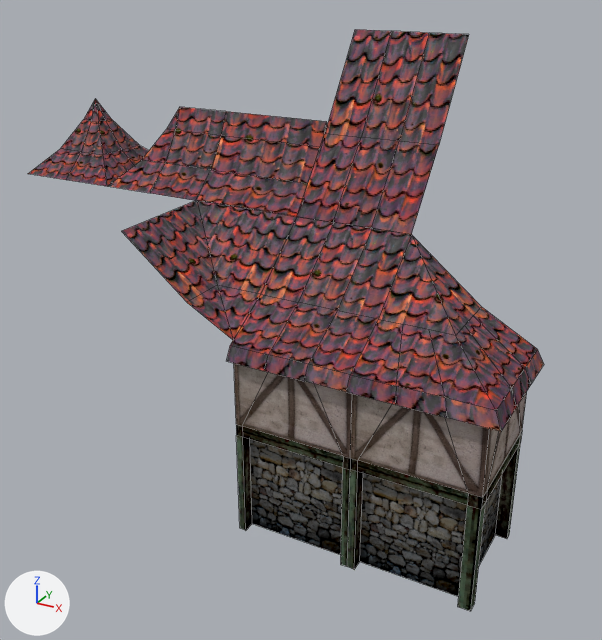
What one commit did to the Blender file Resources/3D/tileset.blend.
Rendered twice from a 50 mm camera at (2.7, -5.25, 4.4) aimed at (-0.48, 0.52, 1.51). The axes (+X, +Y, +Z) are drawn at lower left. The lights are the same throughout. Mesh edges are drawn as thin lines.

Objects in the first picture: 'b1.highroof', 'b1.incorner', 'b1.narrowroof', 'b1.narrowroofend', 'b1.narrowroofsingle', 'b1.outcorner', 'b1.straight'.
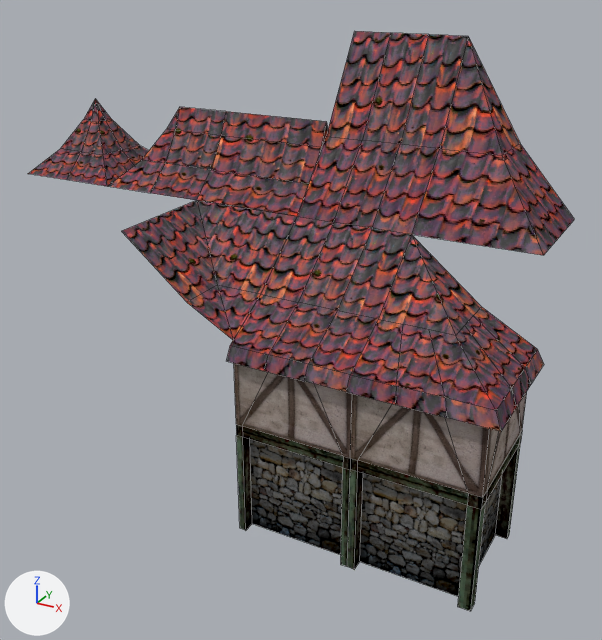
Boxes (x1, y1, x2, y2) around the edits, measured in the pictures (602 x 640 px):
```json
{"object": "b1.highroof", "change": "reshaped", "before": [297, 29, 469, 235], "after": [298, 31, 468, 235]}
{"object": "b1.highroof.outcorner", "change": "added", "after": [412, 36, 574, 255]}
```

The change, as JSON lines over the scene's bpy script:
```json
{"block": "me_b1_highroof", "where": "me_b1_highroof.from_pydata(...)  # 12 vertices, 6 faces; spans x -0.5..0.5, y -0.51..0.51, z 2.437..3.812"}
{"block": "me_b1_highroof", "where": "# used by ob_b1_highroof; location = (0.0, 1.0, 0.0)"}
{"block": "me_b1_highroof", "change": "me_b1_highroof part 1: all 4 vertices in x -0.5..0.5, y -0.024, z 3.029 are moved by (0.0, 0.024, -0.029)"}
{"op": "add", "block": "me_b1_highroof_outcorner", "code": ["me_b1_highroof_outcorner = bpy.data.meshes.new('b1.highroof.outcorner')", "me_b1_highroof_outcorner.from_pydata(...)  # 7 vertices, 4 faces; spans x -0.5..0.5, y -0.5..0.5, z 2.437..3.8", "me_b1_highroof_outcorner.materials.append(mat_mat1)  # picture img_texture_atlas_png"]}
{"op": "add", "block": "ob_b1_highroof_outcorner", "code": ["ob_b1_highroof_outcorner = bpy.data.objects.new('b1.highroof.outcorner', me_b1_highroof_outcorner)", "ob_b1_highroof_outcorner.location = (1.0, 1.0, 0.0)"]}
```
